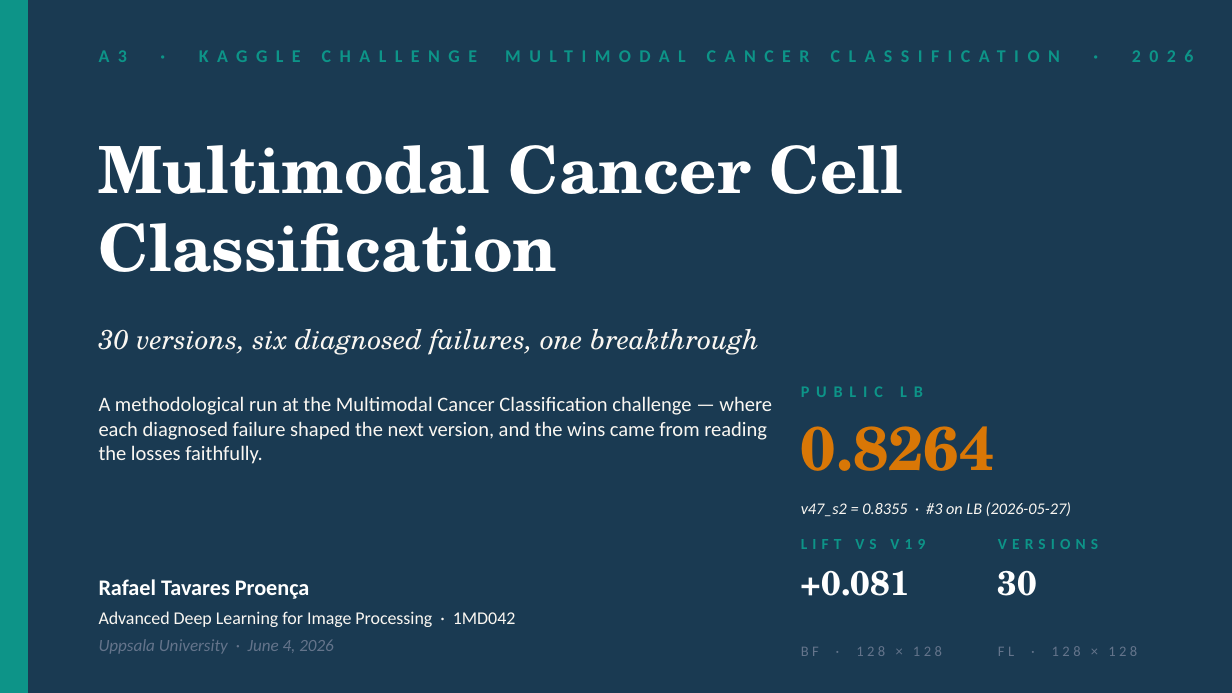
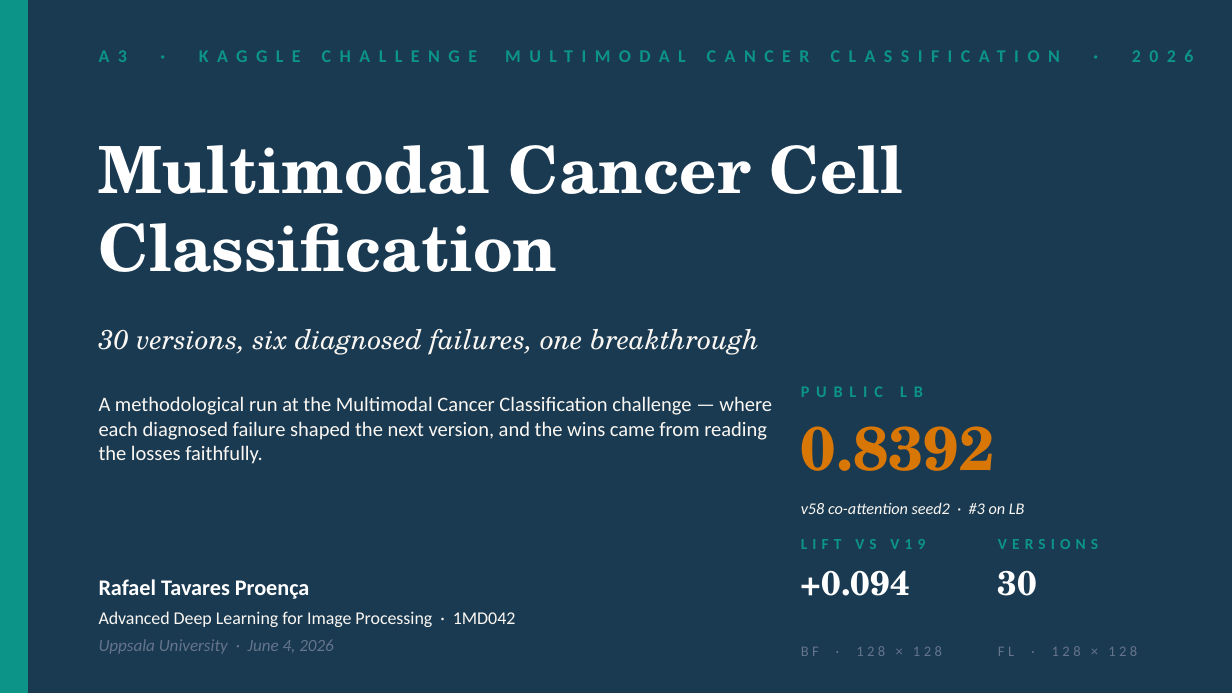
Before and after one commit to rafallex/multimodal-microscopy-distillation, a slide deck: slide 1 of presentation/A3_cancer_challenge_claude.pptx. Drawn at 1232x693 pixels with LibreOffice and Linux fonts; fonts in the diff are those of the drawing. Boxes give left, top, right and bottom in pixels: in the first picture for what was removed or moved away, otherwise in the second. Text is boxed around its words. In the diff, an @@ line names an element or a change of style, - is before the commit and + after.

```diff
--- a/presentation/A3_cancer_challenge_claude.pptx
+++ b/presentation/A3_cancer_challenge_claude.pptx
@@ text at box(801, 426, 995, 471): text changed @@
-0.8264
+0.8392
@@ text at box(801, 502, 1025, 514): text changed @@
-v47_s2 = 0.8355 · #3 on LB (2026-05-27)
+v58 co-attention seed2 · #3 on LB
@@ text at box(801, 570, 910, 596): text changed @@
-+0.081
++0.094
```
Also in this commit, not shown: 12 other slides changed, 1 slide added, 2 other files.
